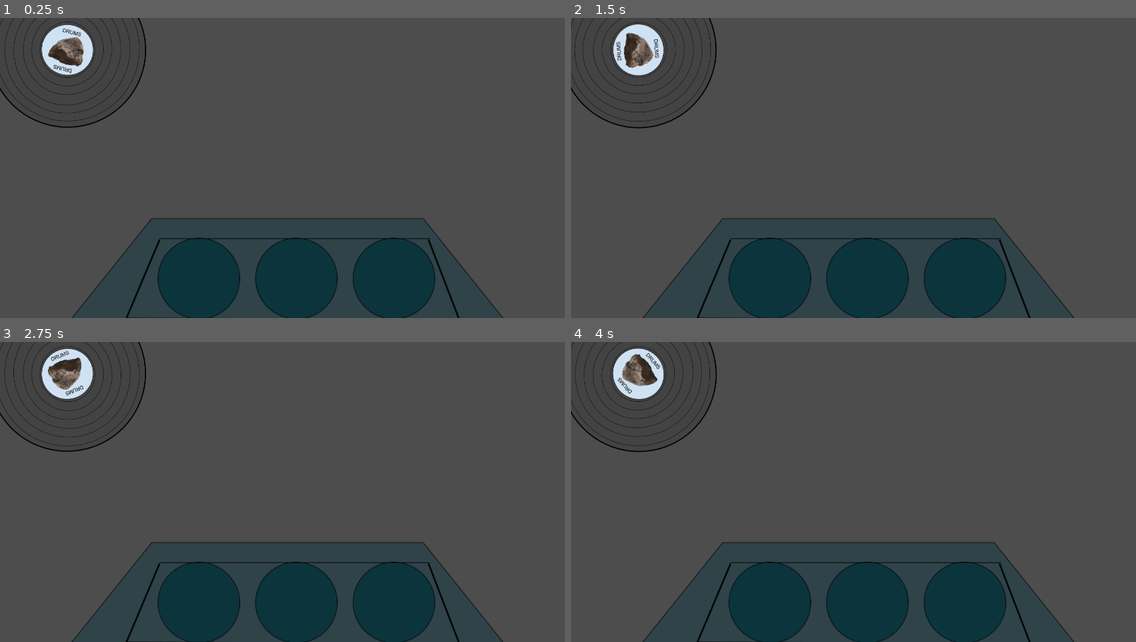
Above: before the commit, frames 1-4 (two rows, left to right).
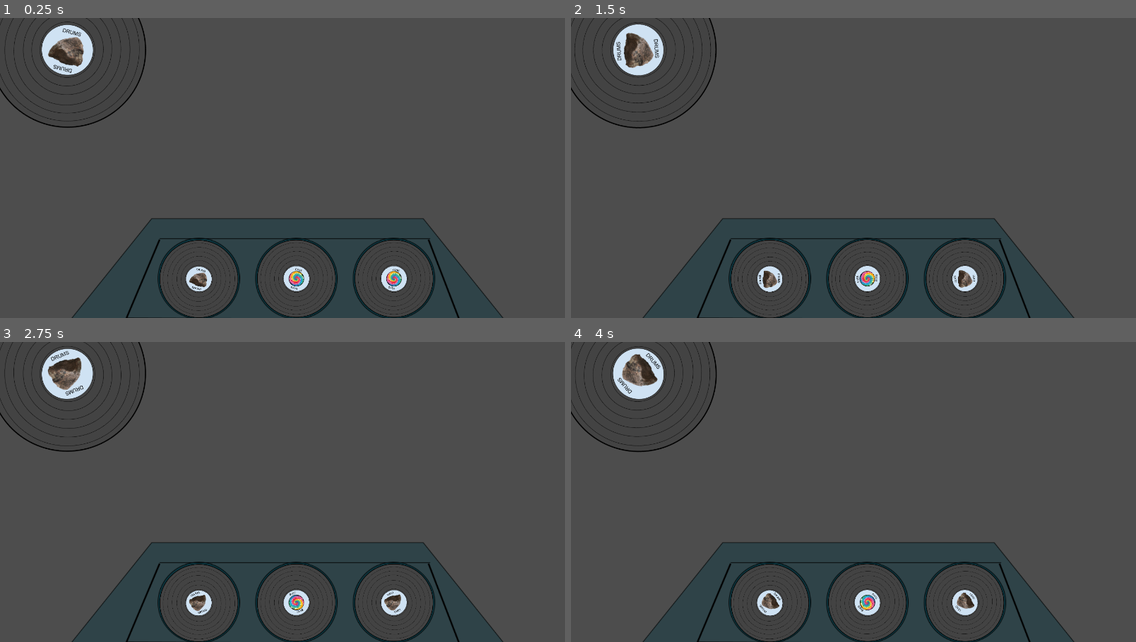
Above: after the commit, the same moments.

Repository: arrowira/gmtkProjectLooping
Game: Godot game, scene res://main.tscn
Same seed, same stepped clock (60 frames per second), same inputs: the game is played once before the commit and once after it.
Inputs:
- Up to frame 1 (0.25 s): no input
- Up to frame 2 (1.5 s): tap 1 (one, bound only after the commit) at 0.6 s; tap 2 (two, bound only after the commit) at 0.8, 1.35 s
- Up to frame 3 (2.75 s): tap 1 (one, bound only after the commit) at 1.55, 2.1 s; tap 2 (two, bound only after the commit) at 2.3 s
- Up to frame 4 (4 s): tap 2 (two, bound only after the commit) at 2.85, 3.8 s; tap 1 (one, bound only after the commit) at 3.05, 3.6 s

The runs differ from the first frame. In frame 1, 8.5% of the frame differs, in the area x 28-77%, y 73-100%; in frame 2, 8.5%; in frame 3, 8.5%; in frame 4, 8.5%.

Commit message:
music switch fix

Diff:
--- a/loopinggame/dj_station.gd
+++ b/loopinggame/dj_station.gd
@@ -3,17 +3,18 @@
 
 # Called when the node enters the scene tree for the first time.
 func _ready() -> void:
-	#switchDrums("rock")
-	#switchBass("hippie")
-	#switchLead("hippie")
-	#$MusicManager.silenceInstrument("drums")
-	#$MusicManager.silenceInstrument("lead")
-	#$MusicManager.silenceInstrument("bass")
+	switchDrums("rock")
+	switchBass("hippie")
+	switchLead("hippie")
+
 	pass
+func _process(delta: float) -> void:
+	if Input.is_action_just_pressed("one"):
+		switchLead("hippie")
+	if Input.is_action_just_pressed("two"):
+		switchLead("rock")
 
-# Called every frame. 'delta' is the elapsed time since the previous frame.
-func _process(delta: float) -> void:
-	pass
+
 func clearRecords(instrument):
 	match instrument:
 		"drums":
@@ -32,6 +33,7 @@
 
 func switchDrums(genre):
 	clearRecords("drums")
+	$MusicManager.enableStem(genre,"drums")
 	match genre:
 		"rock":
 			$drums/rock.visible=true
@@ -49,6 +51,7 @@
 			$bass/hippie.visible=true
 func switchLead(genre):
 	clearRecords("lead")
+	$MusicManager.enableStem(genre,"lead")
 	for child in $lead.get_children():
 		child.visible = false
 	match genre:
--- a/loopinggame/music_manager.gd
+++ b/loopinggame/music_manager.gd
@@ -3,7 +3,10 @@
 
 # Called when the node enters the scene tree for the first time.
 func _ready() -> void:
-	pass # Replace with function body.
+	silenceInstrument("drums")
+	silenceInstrument("lead")
+	silenceInstrument("bass")
+
 var zeroVolume = -80
 func silenceInstrument(instrument):
 	match instrument:
--- a/loopinggame/project.godot
+++ b/loopinggame/project.godot
@@ -22,6 +22,26 @@
 window/size/mode=2
 window/stretch/mode="viewport"
 
+[input]
+
+one={
+"deadzone": 0.5,
+"events": [Object(InputEventKey,"resource_local_to_scene":false,"resource_name":"","device":-1,"window_id":0,"alt_pressed":false,"shift_pressed":false,"ctrl_pressed":false,"meta_pressed":false,"pressed":false,"keycode":0,"physical_keycode":49,"key_label":0,"unicode":49,"location":0,"echo":false,"script":null)
+]
+}
+two={
+"deadzone": 0.5,
+"events": [Object(InputEventKey,"resource_local_to_scene":false,"resource_name":"","device":-1,"window_id":0,"alt_pressed":false,"shift_pressed":false,"ctrl_pressed":false,"meta_pressed":false,"pressed":false,"keycode":0,"physical_keycode":50,"key_label":0,"unicode":50,"location":0,"echo":false,"script":null)
+]
+}
+three={
+"deadzone": 0.5,
+"events": [Object(InputEventKey,"resource_local_to_scene":false,"resource_name":"","device":-1,"window_id":0,"alt_pressed":false,"shift_pressed":false,"ctrl_pressed":false,"meta_pressed":false,"pressed":false,"keycode":0,"physical_keycode":51,"key_label":0,"unicode":51,"location":0,"echo":false,"script":null)
+]
+}
+
 [rendering]
 
+anti_aliasing/quality/msaa_2d=2
+anti_aliasing/quality/msaa_3d=2
 anti_aliasing/quality/screen_space_aa=1
